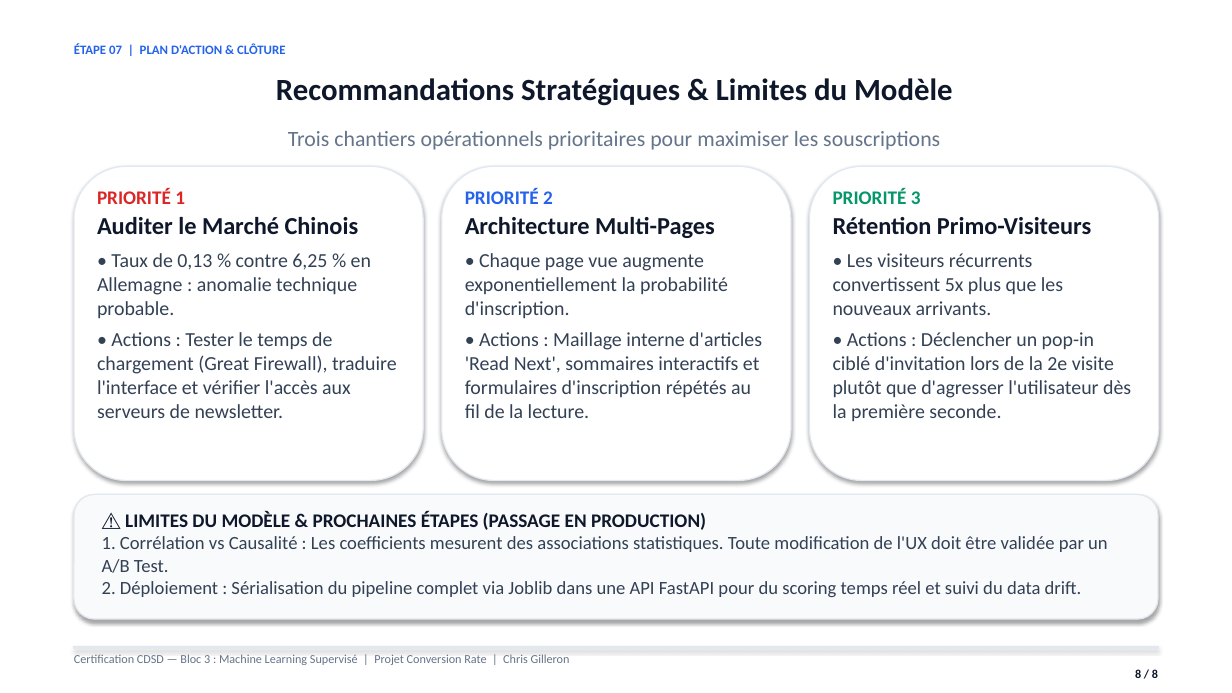
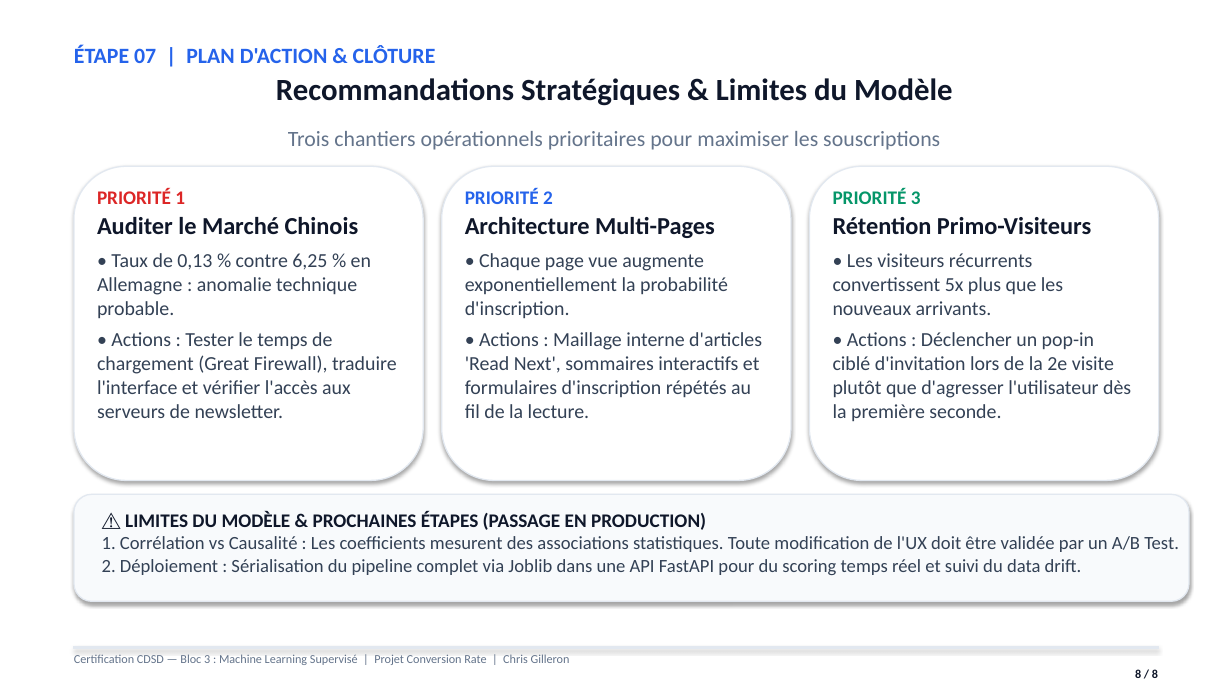
Before and after one commit to Elkristobal59/CERTIFICATION_CDSD, a slide deck: slide 8 of Bloc_3_Machine_Learning/Conversion_Rate/Conversion_rate_presentation.pptx. Drawn at 1232x693 pixels with LibreOffice and Linux fonts; fonts in the diff are those of the drawing. Boxes give left, top, right and bottom in pixels: in the first picture for what was removed or moved away, otherwise in the second. Text is boxed around its words. In the diff, an @@ line names an element or a change of style, - is before the commit and + after.

```diff
--- a/Bloc_3_Machine_Learning/Conversion_Rate/Conversion_rate_presentation.pptx
+++ b/Bloc_3_Machine_Learning/Conversion_Rate/Conversion_rate_presentation.pptx
@@ text "ÉTAPE 07 | PLAN D'ACTION ..." at (74, 45, 436, 63): size 10 to 17 pt @@
@@ rounded rectangle: place and size @@
-rounded rectangle at (74, 494, 1158, 619)
+rounded rectangle at (74, 494, 1189, 602)
@@ text "⚠️ LIMITES DU MODÈLE & ..." rewrapped from (102, 511, 1108, 597) to (102, 511, 1179, 575) @@
```
Also in this commit, not shown: 7 other slides changed, 17 other files.
